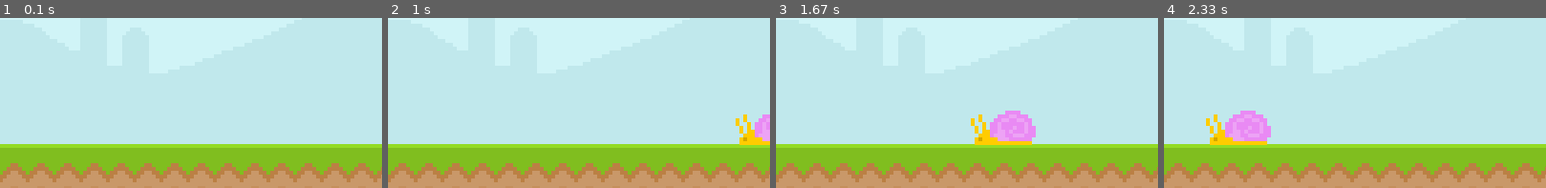
Above: before the commit, frames 1-4 (left to right).
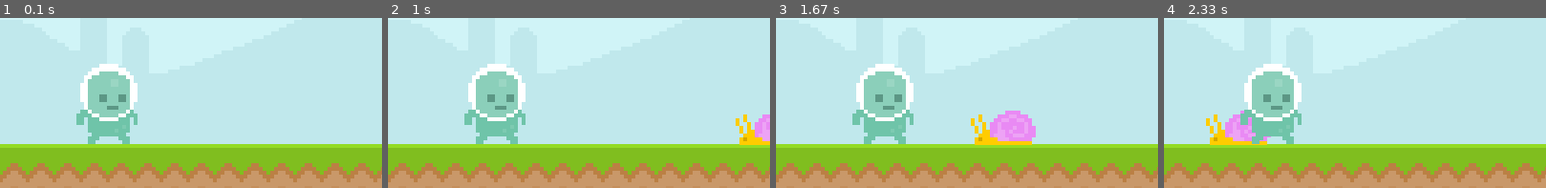
Above: after the commit, the same moments.

Repository: mcastre1/pygame_intro
Game: pygame game, started from main.py
The game is run twice, just before and just after one commit, with the same random seed, the same clock (stepped at 60 frames per second) and the same inputs.
Inputs:
- Up to frame 1 (0.1 s): no input
- Up to frame 2 (1 s): no input
- Up to frame 3 (1.67 s): no input
- Up to frame 4 (2.33 s): no input
The pictures show only the part of the screen within x 0-50%, y 35-85%; the shares and areas given below are measured in that part.

The runs differ from the first frame. In frame 1, 5.6% of the frame differs, in the area x 20-36%, y 26-75%; in frame 2, 5.6%; in frame 3, 5.6%; in frame 4, 5.6%.

Commit message:
Player rectangle

Diff:
--- a/main.py
+++ b/main.py
@@ -17,6 +17,9 @@
 snail_surface = pygame.image.load('sprites/snail/snail1.png').convert_alpha()
 snail_x_pos = 600
 
+player_surface = pygame.image.load("sprites/player/player_walk_1.png").convert_alpha()
+player_rectangle = player_surface.get_rect(bottomleft=(80,300))
+
 #test_surface.fill('red')
 
 while True:
@@ -30,8 +33,11 @@
     screen.blit(text_surface,(300,50))
     screen.blit(snail_surface,(snail_x_pos,265))
     snail_x_pos -= 4
+
     if snail_x_pos <= 0 - snail_surface.get_width():
         snail_x_pos = 800
 
+    screen.blit(player_surface,player_rectangle)
+
     pygame.display.update()  # This updates the screen surface.
     clock.tick(60) # This tells the while loop that it shouldnt run faster than 60 frames per sec.
